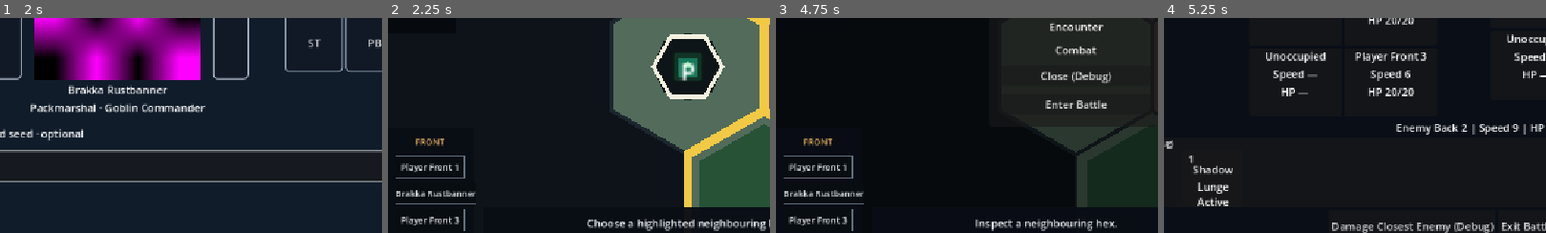
Above: before the commit, frames 1-4 (left to right).
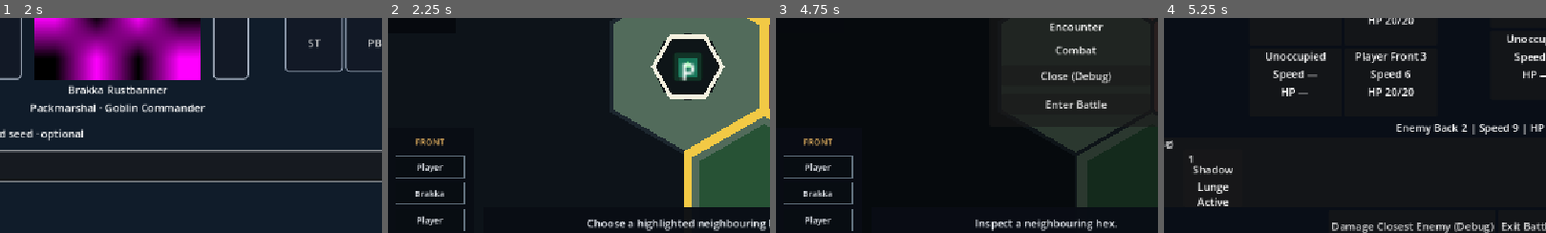
Above: after the commit, the same moments.

Repository: Poostaq/two-dimensional-experiment
Game: Godot game, scene res://Scenes/world_run_start.tscn
The game is run twice, just before and just after one commit, with the same random seed, the same clock (stepped at 60 frames per second) and the same inputs. The engine's default icon, where the game draws it, is replaced by a stand-in: a white triangle on a blue panel in a dark square.
Inputs (mouse positions are % of the whole screen's width and height, from its top left):
- Up to frame 1 (2 s): click "START NEW RUN" at 0.5 s; click (50, 73) at 1.27 s; type "12" at 1.35 s
- Up to frame 2 (2.25 s): click "Begin" at 2 s
- Up to frame 3 (4.75 s): click "Manage Party" at 2.75 s; click "Return to Map" at 3.5 s; tap Enter at 4.25, 4.35 s; move the mouse to (72, 45) at 4.27 s; hold Right from 4.28 s (still down); click (72, 45) at 4.42 s; tap Space at 4.52 s
- Up to frame 4 (5.25 s): release Right at 5 s; click "Enter Battle" at 5 s
The pictures show only the part of the screen within x 11-61%, y 39-89%; the shares and areas given below are measured in that part.

Frame 1 is identical in both runs. In frame 2, 1.2% of the frame differs, in the area x 2-23%, y 67-97%; in frame 3, 1.2%; in frame 4, nothing differs.

Commit message:
feat: show champion first names in HUD

Diff:
--- a/Scripts/UI/world_map_hud.gd
+++ b/Scripts/UI/world_map_hud.gd
@@ -69,7 +69,7 @@
 func _slot_text(slots: Array[RunCharacter], index: int) -> String:
 	if index < 0 or index >= slots.size() or not is_instance_valid(slots[index]):
 		return "Empty"
-	return slots[index].display_name
+	return slots[index].display_name.get_slice(" ", 0)
 
 
 func _on_manage_party_pressed() -> void:
--- a/Tests/UI/test_world_map_hud.gd
+++ b/Tests/UI/test_world_map_hud.gd
@@ -2,7 +2,7 @@
 extends SceneTree
 
 const SCENE_PATH := "res://Scenes/world_map_hud.tscn"
-const EXPECTED_TEST_COUNT := 42
+const EXPECTED_TEST_COUNT := 43
 
 var _failures: Array[String] = []
 var _assertions: int = 0
@@ -64,16 +64,20 @@
 	slots[3] = starters[1]
 	hud.call("set_formation", slots)
 	_expect(
-		(hud.get_node("%FrontSlot0") as Label).text == starters[0].display_name,
-		"formation slot 0 appears in front slot 0"
+		(hud.get_node("%FrontSlot0") as Label).text == starters[0].display_name.get_slice(" ", 0),
+		"formation slot 0 shows the champion first name"
 	)
 	_expect(
 		(hud.get_node("%FrontSlot1") as Label).text == "Empty",
 		"empty front slot is explicit"
 	)
 	_expect(
-		(hud.get_node("%BackSlot0") as Label).text == starters[1].display_name,
-		"formation slot 3 appears in back slot 0"
+		(hud.get_node("%BackSlot0") as Label).text == starters[1].display_name.get_slice(" ", 0),
+		"formation slot 3 shows the champion first name"
+	)
+	_expect(
+		is_equal_approx((hud.get_node("%FrontSlot0") as Label).size.x, 106.0),
+		"champion text never expands the party slot"
 	)
 	_expect(
 		(hud.get_node("%BackSlot1") as Label).text == "Empty",
